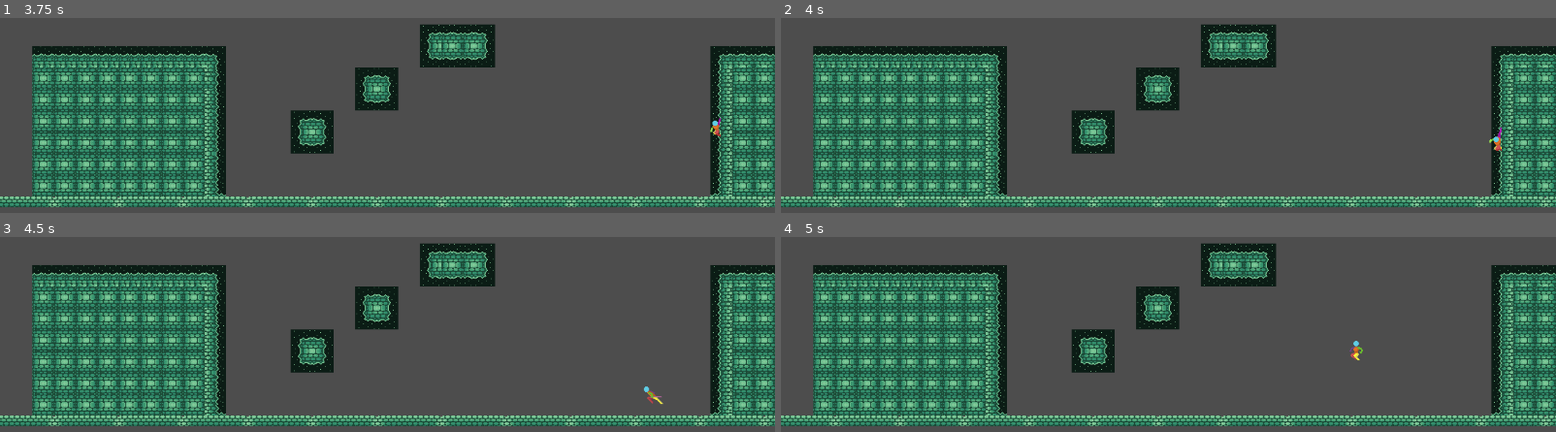
Above: before the commit, frames 1-4 (two rows, left to right).
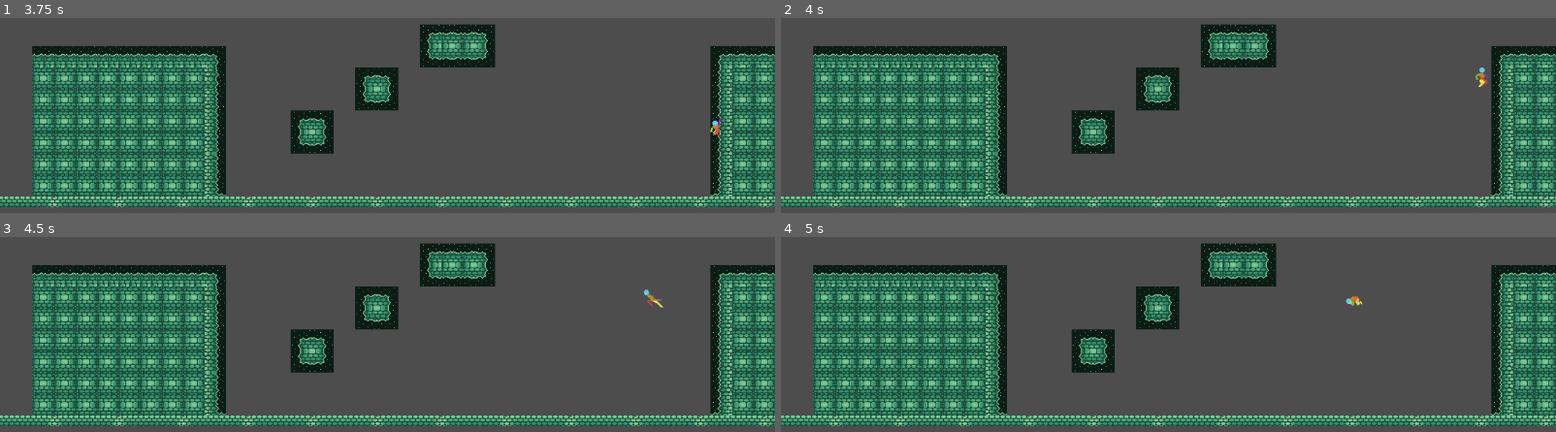
Above: after the commit, the same moments.

Repository: BettiFei/SuI2-04-ProjectFrankenstein
Game: Godot game, scene res://Scenes/main.tscn
Same seed, same stepped clock (60 frames per second), same inputs: the game is played once before the commit and once after it.
Inputs:
- Up to frame 1 (3.75 s): hold Right (move_right) 0.53-2.03 s; tap Shift (dash) at 0.6, 1.55, 2.1, 2.85 s; tap Space (jump) at 0.77, 0.8, 1.07, 1.35, 1.52, 1.82, 2.3, 3.02, 3.32, 3.5, 3.6 s; tap Enter at 2 s; hold Left (move_left) 2.03-2.78 s; hold Right (move_right) from 2.78 s (still down)
- Up to frame 2 (4 s): keep holding Right (move_right); tap Space (jump) at 3.77 s
- Up to frame 3 (4.5 s): tap Space (jump) at 4.07 s; release Right (move_right) at 4.28 s; hold Left (move_left) from 4.28 s (still down); tap Shift (dash) at 4.35 s
- Up to frame 4 (5 s): keep holding Left (move_left); tap Space (jump) at 4.52, 4.82 s

Frame 1 is identical in both runs. In frame 2, 0.2% of the frame differs, in the area x 89-93%, y 25-69%; in frame 3, 0.2%; in frame 4, 0.2%.

Commit message:
Wall Jump & Ledge Jump States

Diff:
--- a/Scenes/player.tscn
+++ b/Scenes/player.tscn
@@ -12,9 +12,10 @@
 [ext_resource type="Texture2D" uid="uid://nupqh277ey5o" path="res://Assets/Character Sprites/jump.png" id="8_fs7ks"]
 [ext_resource type="Texture2D" uid="uid://cyvble5yv33r5" path="res://Assets/Character Sprites/hurt.png" id="9_l6n3p"]
 [ext_resource type="Texture2D" uid="uid://b8osdvrx4dgnn" path="res://Assets/Character Sprites/roll.png" id="11_olqyp"]
-[ext_resource type="Texture2D" uid="uid://dajx58yds8nqa" path="res://Assets/Character Sprites/ledge_climb.png" id="12_fd4e3"]
+[ext_resource type="Texture2D" uid="uid://ntdtrol88a0q" path="res://Assets/Character Sprites/ledge_climb_48x96.png" id="12_fd4e3"]
 [ext_resource type="Texture2D" uid="uid://cy57g3livw0y2" path="res://Assets/Character Sprites/run.png" id="12_wpjfl"]
 [ext_resource type="Texture2D" uid="uid://bivjh6qh8v4mw" path="res://Assets/Character Sprites/walk.png" id="13_bi64h"]
+[ext_resource type="Texture2D" uid="uid://dajx58yds8nqa" path="res://Assets/Character Sprites/ledge_climb.png" id="13_qqcod"]
 [ext_resource type="Texture2D" uid="uid://dy3pf4308fitk" path="res://Assets/Character Sprites/wall_slide_right.png" id="16_fd4e3"]
 
 [sub_resource type="CapsuleShape2D" id="CapsuleShape2D_h4iuc"]
@@ -358,22 +359,22 @@
 
 [sub_resource type="AtlasTexture" id="AtlasTexture_bi64h"]
 atlas = ExtResource("12_fd4e3")
-region = Rect2(0, 0, 48, 48)
+region = Rect2(0, 0, 48, 96)
 
 [sub_resource type="AtlasTexture" id="AtlasTexture_v8gx6"]
 atlas = ExtResource("12_fd4e3")
-region = Rect2(48, 0, 48, 48)
+region = Rect2(48, 0, 48, 96)
 
 [sub_resource type="AtlasTexture" id="AtlasTexture_vlr8u"]
 atlas = ExtResource("12_fd4e3")
-region = Rect2(96, 0, 48, 48)
+region = Rect2(96, 0, 48, 96)
 
 [sub_resource type="AtlasTexture" id="AtlasTexture_fip0x"]
-atlas = ExtResource("12_fd4e3")
+atlas = ExtResource("13_qqcod")
 region = Rect2(144, 0, 48, 48)
 
 [sub_resource type="AtlasTexture" id="AtlasTexture_4tc2f"]
-atlas = ExtResource("12_fd4e3")
+atlas = ExtResource("13_qqcod")
 region = Rect2(192, 0, 48, 48)
 
 [sub_resource type="AtlasTexture" id="AtlasTexture_142e3"]
@@ -921,9 +922,10 @@
 unique_name_in_owner = true
 position = Vector2(0, -16)
 sprite_frames = SubResource("SpriteFrames_ukyrk")
-animation = &"wall_slide"
+animation = &"ledge_climb"
 autoplay = "idle"
-frame_progress = 0.9370305
+frame = 4
+frame_progress = 1.0
 
 [node name="CoyoteTimer" type="Timer" parent="."]
 process_callback = 0
--- a/Scripts/player.gd
+++ b/Scripts/player.gd
@@ -10,7 +10,6 @@
 	LEDGE_JUMP,
 	WALL_SLIDE,
 	WALL_JUMP,
-	WALL_CLIMB,
 	DASH,
 }
 
@@ -19,9 +18,12 @@
 const WALK_VELOCITY := 200.0
 const JUMP_VELOCITY := -600.0
 const JUMP_DECELERATION := 1500.0
+const LEDGE_JUMP_VELOCITY := -500.0
 const DOUBLE_JUMP_VELOCITY := -450.0
 const WALL_SLIDE_GRAVITY := 300.0
 const WALL_SLIDE_VELOCITY := 500.0
+const WALL_JUMP_LENGTH := 30.0 # amount of pixels player is forced away from the wall
+const WALL_JUMP_VELOCITY := -500.0
 const DASH_LENGTH := 100.0
 const DASH_VELOCITY := 600.0
 
@@ -83,11 +85,21 @@
 			global_position.y = ledge_climb_ray_cast.get_collision_point().y # make player face direction of ledge & align position with ledge
 			can_double_jump = true
 
+		STATE.LEDGE_JUMP:
+			anim_sprite.play("air_spin")
+			velocity.y = LEDGE_JUMP_VELOCITY
+
 		STATE.WALL_SLIDE:
 			anim_sprite.play("wall_slide")
 			velocity.y = 0
 			can_double_jump = true
 			can_dash = true
+
+		STATE.WALL_JUMP:
+			anim_sprite.play("jump")
+			velocity.y = WALL_JUMP_VELOCITY
+			set_facing_direction(-facing_direction)
+			saved_position = position
 
 		STATE.DASH:
 			if dash_cooldown.time_left > 0:
@@ -141,9 +153,17 @@
 			elif Input.is_action_just_pressed("dash"):
 				switch_state(STATE.DASH)
 
-		STATE.JUMP, STATE.DOUBLE_JUMP:
+		STATE.JUMP, STATE.DOUBLE_JUMP, STATE.LEDGE_JUMP, STATE.WALL_JUMP:
 			velocity.y = move_toward(velocity.y, 0, JUMP_DECELERATION * delta)
-			handle_movement()
+			if active_state == STATE.WALL_JUMP:
+				var distance := absf(position.x - saved_position.x)
+				if distance >= WALL_JUMP_LENGTH or can_wall_slide():
+					active_state = STATE.JUMP
+				else:
+					handle_movement(facing_direction)
+
+			if active_state != STATE.WALL_JUMP:
+				handle_movement()
 
 			if Input.is_action_just_pressed("jump") or velocity.y >= 0:
 				velocity.y = 0
@@ -158,6 +178,12 @@
 				offset.x *= facing_direction
 				position += offset
 				switch_state(STATE.FLOOR)
+			elif Input.is_action_just_pressed("jump"):
+				var progress := inverse_lerp(0, anim_sprite.sprite_frames.get_frame_count("ledge_climb"), anim_sprite.frame)
+				var offset := ledge_climb_offset()
+				offset.x *= facing_direction * progress
+				position += offset
+				switch_state(STATE.LEDGE_JUMP)
 
 		STATE.WALL_SLIDE:
 			velocity.y = move_toward(velocity.y, WALL_SLIDE_VELOCITY, WALL_SLIDE_GRAVITY * delta)
@@ -169,6 +195,8 @@
 				switch_state(STATE.LEDGE_CLIMB)
 			elif not can_wall_slide():
 				switch_state(STATE.FALL)
+			elif Input.is_action_just_pressed("jump"):
+				switch_state(STATE.WALL_JUMP)
 
 		STATE.DASH:
 			dash_cooldown.start()
Binary file added: Assets/Character Sprites/ledge_climb_48x96.png
Not shown, added: Assets/Character Sprites/ledge_climb_48x96.png.import
Not shown: 1 places in Scenes/player.tscn that only renumber resources
